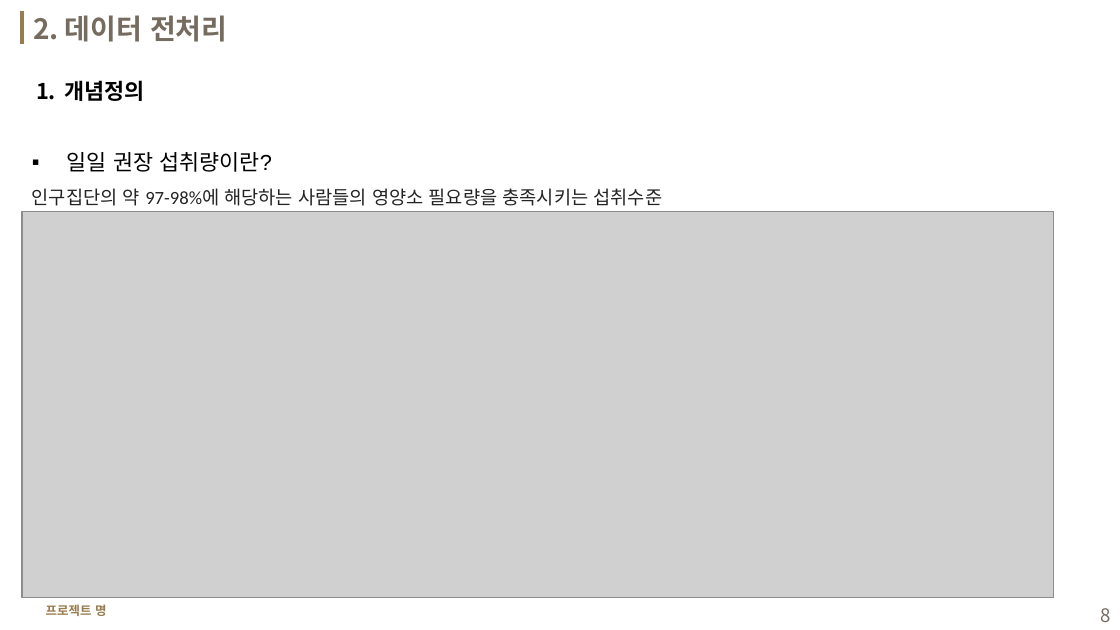
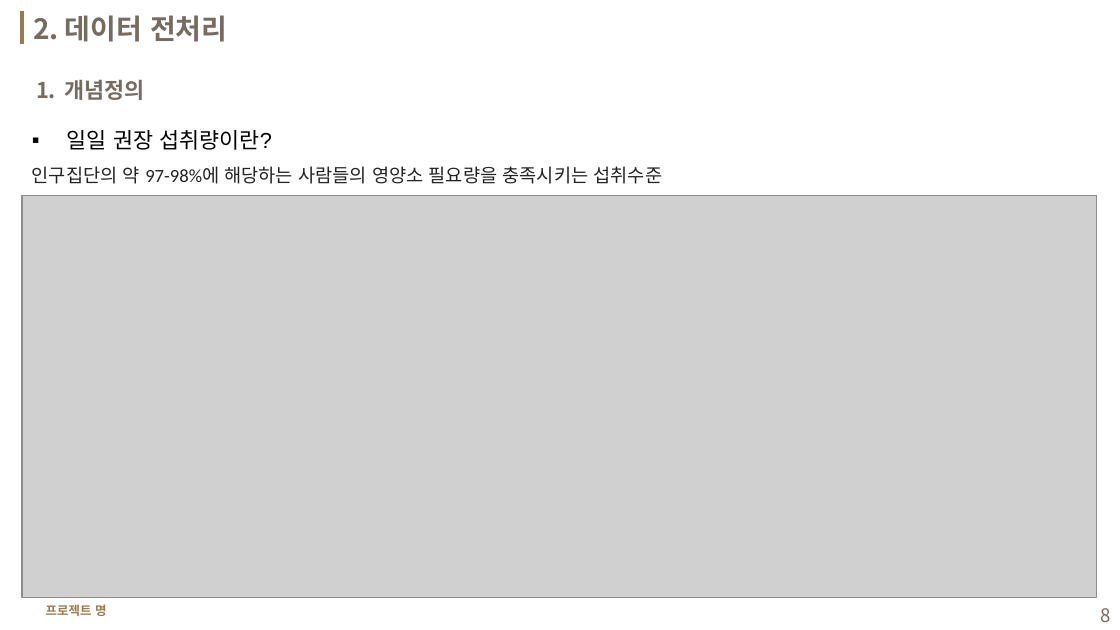
Before and after one commit to ssoom98/personal_project, a slide deck: slide 8 of ppt/발표 ppt.pptx. Drawn at 1120x630 pixels with LibreOffice and Linux fonts; fonts in the diff are those of the drawing; grey boxes stand for pictures; background and template pictures are left out. Boxes give left, top, right and bottom in pixels: in the first picture for what was removed or moved away, otherwise in the second. Text is boxed around its words. In the diff, an @@ line names an element or a change of style, - is before the commit and + after.

```diff
--- a/ppt/발표 ppt.pptx
+++ b/ppt/발표 ppt.pptx
@@ text "개념정의" at (64,79,144,100): text colour #000000 to #756B5F @@
@@ text "일일 권장 섭취량이란?": place and size @@
-text "일일 권장 섭취량이란?" at (32,152,663,206)
+text "일일 권장 섭취량이란?" at (32,130,663,184)
@@ picture: place and size @@
-picture at (22,212,1054,598)
+picture at (22,195,1098,598)
```
Also in this commit, not shown: 7 other slides changed, 1 other file.
